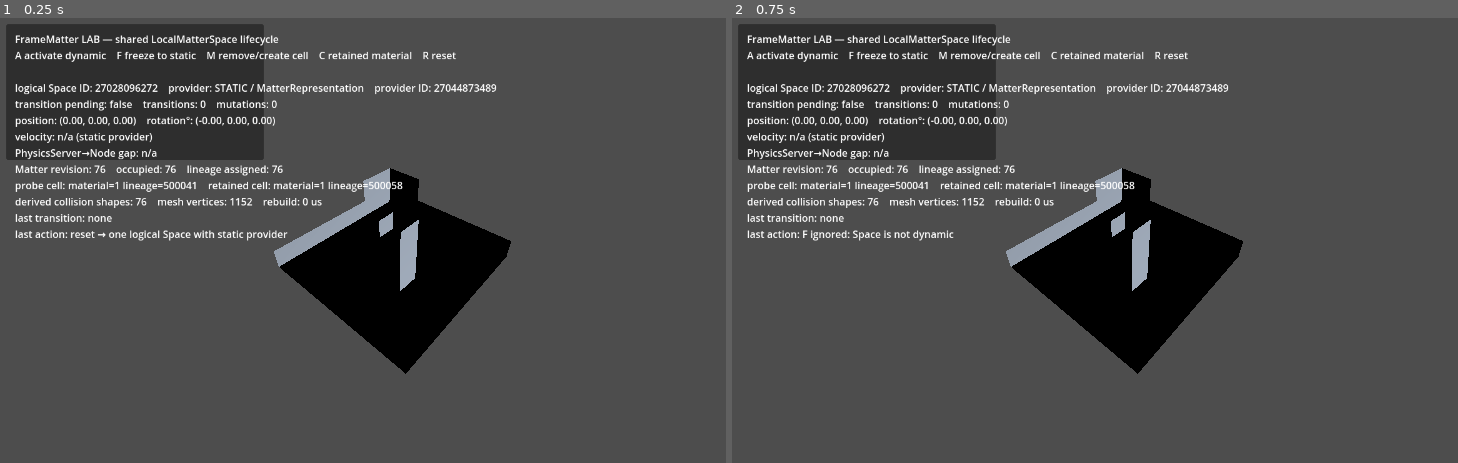
Above: before the commit, frames 1-2 (left to right).
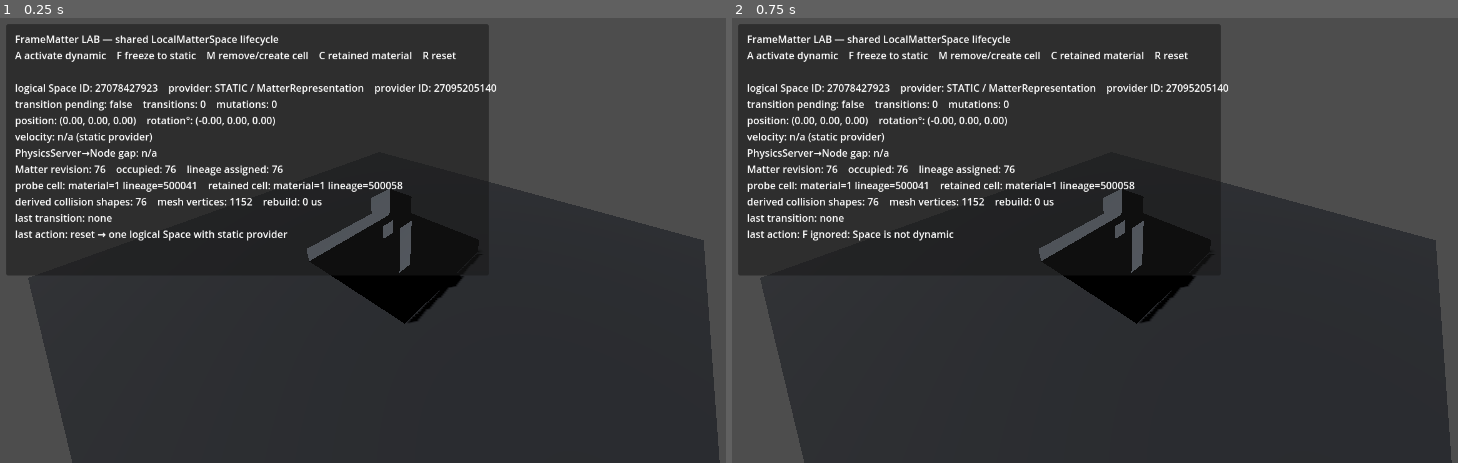
Above: after the commit, the same moments.

Repository: Jozzpoly/FrameMatter-Lab
Game: Godot game, scene res://lab/main.tscn
The game is run twice, just before and just after one commit, with the same random seed, the same clock (stepped at 60 frames per second) and the same inputs.
Inputs:
- Up to frame 1 (0.25 s): no input
- Up to frame 2 (0.75 s): tap Enter at 0.5 s; tap F at 0.6 s

The runs differ from the first frame. In frame 1, 65% of the frame differs, in the area x 0-100%, y 1-100%; in frame 2, 65%.

Commit message:
Expand lifecycle LAB scene and reference ground

Diff:
--- a/lab/main.tscn
+++ b/lab/main.tscn
@@ -1,15 +1,28 @@
-[gd_scene load_steps=2 format=3]
+[gd_scene load_steps=4 format=3]
 
 [ext_resource type="Script" path="res://lab/main.gd" id="1_main"]
+
+[sub_resource type="StandardMaterial3D" id="ReferenceMaterial"]
+albedo_color = Color(0.115, 0.125, 0.145, 1)
+roughness = 0.92
+
+[sub_resource type="PlaneMesh" id="ReferencePlane"]
+material = SubResource("ReferenceMaterial")
+size = Vector2(32, 32)
 
 [node name="Main" type="Node3D"]
 script = ExtResource("1_main")
 
+[node name="ReferenceGround" type="MeshInstance3D" parent="."]
+position = Vector3(4, -0.08, 4)
+mesh = SubResource("ReferencePlane")
+
 [node name="DirectionalLight3D" type="DirectionalLight3D" parent="."]
 shadow_enabled = true
+light_energy = 1.15
 
 [node name="Camera3D" type="Camera3D" parent="."]
-position = Vector3(11, 10, 12)
+position = Vector3(14, 12, 16)
 current = true
 
 [node name="HUD" type="CanvasLayer" parent="."]
@@ -17,12 +30,12 @@
 [node name="Panel" type="Panel" parent="HUD"]
 offset_left = 18.0
 offset_top = 18.0
-offset_right = 430.0
-offset_bottom = 235.0
+offset_right = 790.0
+offset_bottom = 420.0
 
 [node name="Label" type="Label" parent="HUD/Panel"]
 offset_left = 14.0
 offset_top = 12.0
-offset_right = 398.0
-offset_bottom = 205.0
-text = "FrameMatter Lab — booting G0..."
+offset_right = 754.0
+offset_bottom = 386.0
+text = "FrameMatter Lifecycle LAB — booting..."
